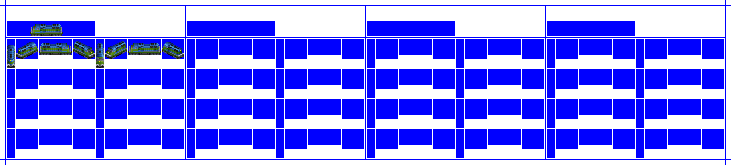
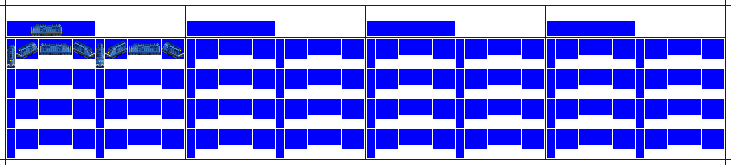
Two versions of the same layered image (731×165). Layer-by-layer changes:
hid "BLACK copy" over (x1=7, y1=24, x2=184, y2=68)
showed "CC1" over (x1=7, y1=24, x2=184, y2=68)
